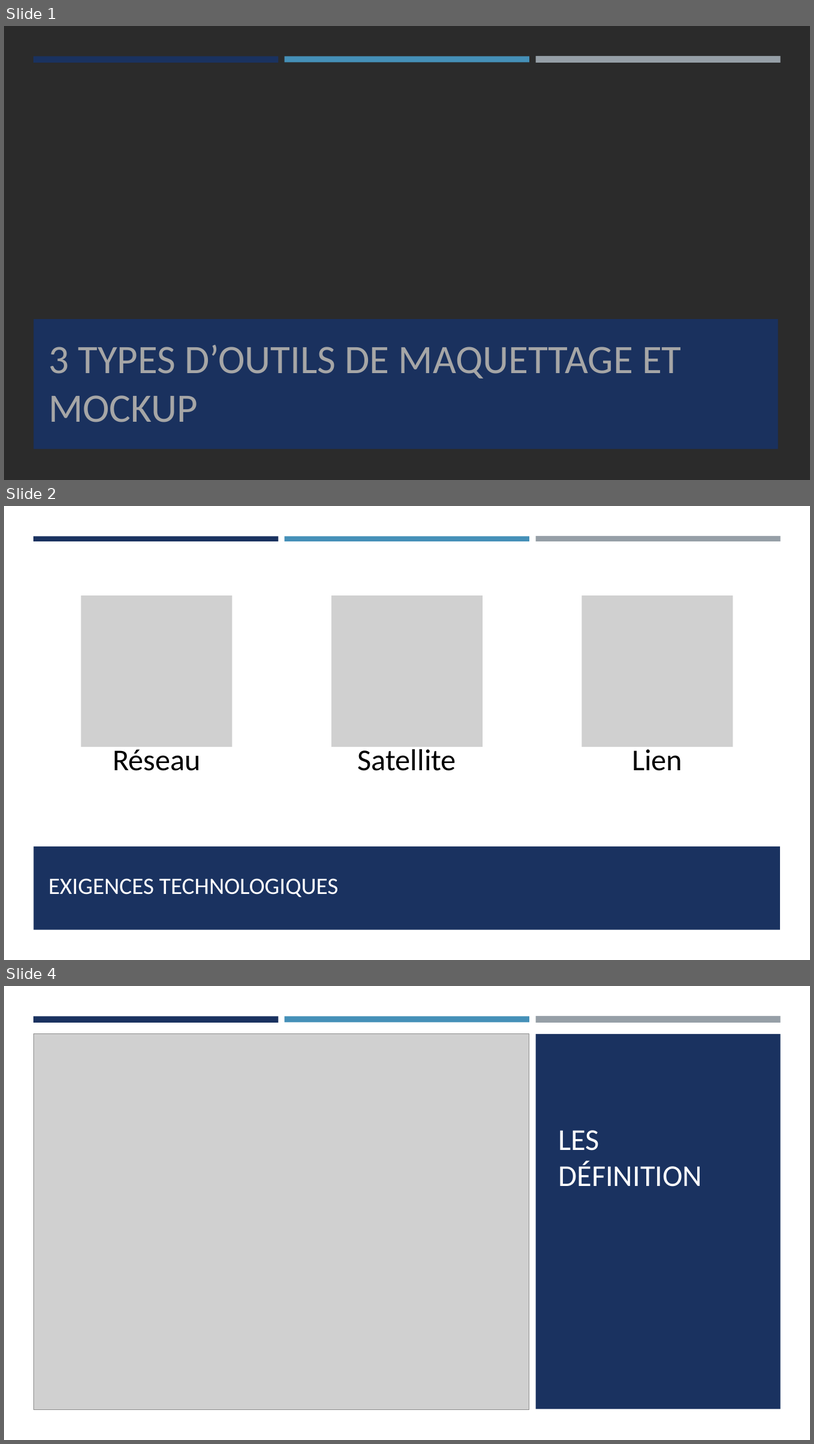
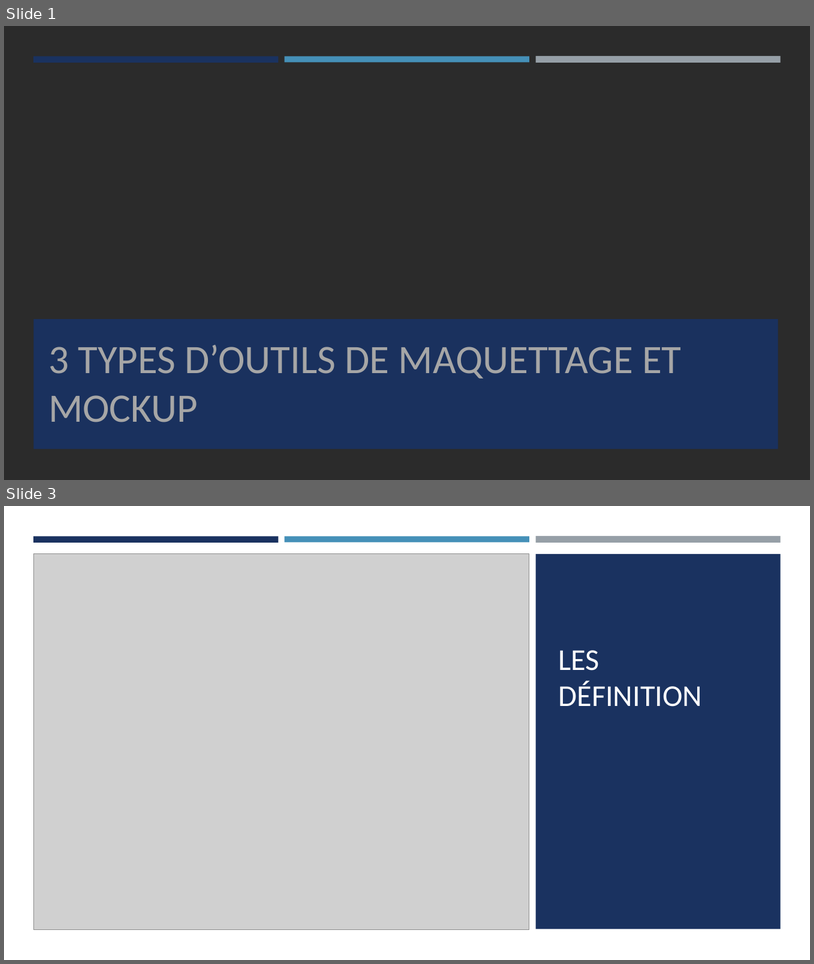
Before and after one commit to elmehdi008/Maquettage, a slide deck: les outlis maquettage/les outlis maquettage.pptx. Shown one above the other, each under a label of ours: slides 1, 2 and 4 before the commit, slides 1 and 3 after it; the slides between them are not shown. The pictures are 814x1444 and 814x964 pixels, drawn with LibreOffice and Linux fonts; fonts in the diff are those of the drawing; grey boxes stand for pictures; background and template pictures are left out; a plain dark background stands for a picture behind light text. Boxes give left, top, right and bottom in pixels: in the first picture for what was removed or moved away, otherwise in the second. Text is boxed around its words. In the diff, an @@ line names an element or a change of style, - is before the commit and + after.

```diff
--- a/les outlis maquettage/les outlis maquettage.pptx
+++ b/les outlis maquettage/les outlis maquettage.pptx
@@ slide 2 removed at (4, 506, 810, 960), background #FFFFFF @@
@@ rectangle removed at (4, 541, 810, 960) @@
@@ rectangle removed at (33, 536, 279, 542) @@
@@ rectangle removed at (285, 536, 530, 542) @@
@@ rectangle removed at (536, 536, 781, 543) @@
@@ group removed at (81, 595, 734, 771): 3 pictures, 3 texts @@
-Réseau
-Satellite
-Lien
@@ rectangle removed at (33, 846, 781, 930) @@
@@ title removed at (48, 878, 339, 897) @@
-EXIGENCES TECHNOLOGIQUES
@@ what was slide 4 is now slide 3 @@
```
Also in this commit, not shown: 1 slide changed.
